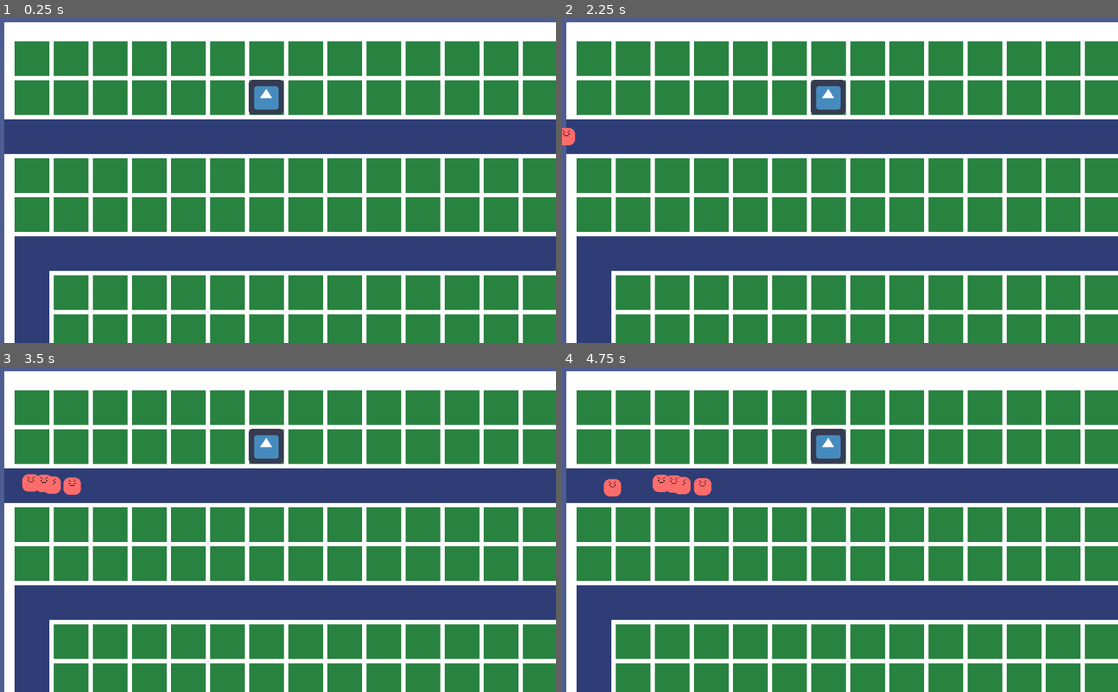
Above: before the commit, frames 1-4 (two rows, left to right).
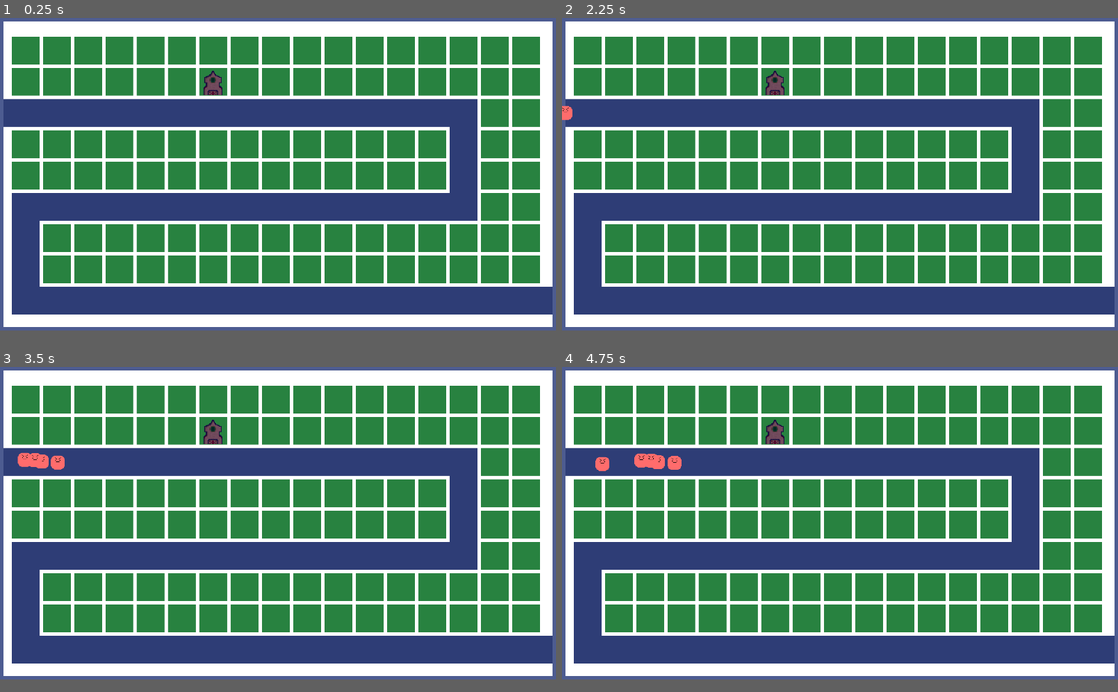
Above: after the commit, the same moments.

Repository: Pandem-Games/BindingTower
Game: Godot game, scene res://Nodes/Scenes/Test.tscn
Same seed, same stepped clock (60 frames per second), same inputs: the game is played once before the commit and once after it. The engine's default icon, where the game draws it, is replaced by a stand-in: a white triangle on a blue panel in a dark square.
Inputs:
- Up to frame 1 (0.25 s): no input
- Up to frame 2 (2.25 s): tap Enter at 0.5, 2 s; tap Space at 1.25 s
- Up to frame 3 (3.5 s): no input
- Up to frame 4 (4.75 s): no input
The window is 800x468 before the commit and 800x450 after it. Grey fills any space a smaller window leaves; there, only what the larger window draws over its background counts as a difference.

The runs differ from the first frame. In frame 1, 65% of the frame differs, in the area x 0-100%, y 1-100%; in frame 2, 65%; in frame 3, 65%; in frame 4, 65%.

Commit message:
Fixed resolution and added tower sprite.

Diff:
--- a/Nodes/Scenes/Test.tscn
+++ b/Nodes/Scenes/Test.tscn
@@ -11,6 +11,7 @@
 }
 
 [node name="Main" type="Node2D"]
+scale = Vector2( 1.49985, 1.49994 )
 script = ExtResource( 1 )
 tower_resource = ExtResource( 2 )
 spawner_resource = ExtResource( 3 )
--- a/Nodes/Tower.tscn
+++ b/Nodes/Tower.tscn
@@ -1,12 +1,14 @@
 [gd_scene load_steps=4 format=2]
 
-[ext_resource path="res://Images/icon.png" type="Texture" id=1]
+[ext_resource path="res://Images/BasicTower.png" type="Texture" id=1]
 [ext_resource path="res://Scripts/Tower.gd" type="Script" id=2]
 [ext_resource path="res://Nodes/Bullet.tscn" type="PackedScene" id=3]
 
 [node name="Tower" type="Sprite"]
+position = Vector2( -0.117987, 0.117987 )
+scale = Vector2( 2, 2 )
 texture = ExtResource( 1 )
 script = ExtResource( 2 )
-distance = 100.0
+distance = 200.0
 cooldown = 0.5
 bullet_resource = ExtResource( 3 )
--- a/Scripts/Enemy.gd
+++ b/Scripts/Enemy.gd
@@ -28,7 +28,7 @@
 	health -= bullet.damage
 	bullet.queue_free()
 	var damage_number = damage_number_resource.instance()
-	damage_number.init(bullet.damage, self.global_position)
+	damage_number.init(bullet.damage, self.position)
 	get_tree().get_root().get_node("Main").add_child(damage_number)
 	if health <= 0:
 		dead()
--- a/project.godot
+++ b/project.godot
@@ -35,6 +35,13 @@
 Constants="*res://Scripts/Constants.gd"
 RN="*res://Scripts/RNG.gd"
 
+[display]
+
+window/size/width=1920
+window/size/height=1080
+window/stretch/mode="viewport"
+window/stretch/aspect="keep"
+
 [rendering]
 
 environment/default_environment="res://default_env.tres"
Binary file added: Images/BasicTower.png
Not shown, added: Images/BasicTower.png.import
